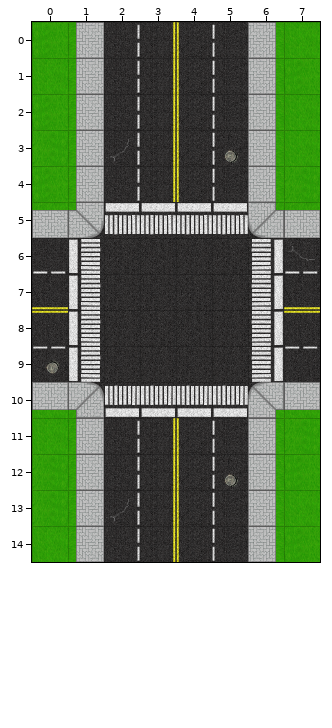
Tiled map, stored at Traffic_Cop/Assets/Map/level4v2.tmx. This is how it looked before the edit.
Cells are 128x128 px. Shown: x 0..7, y 0..14.
After the commit:
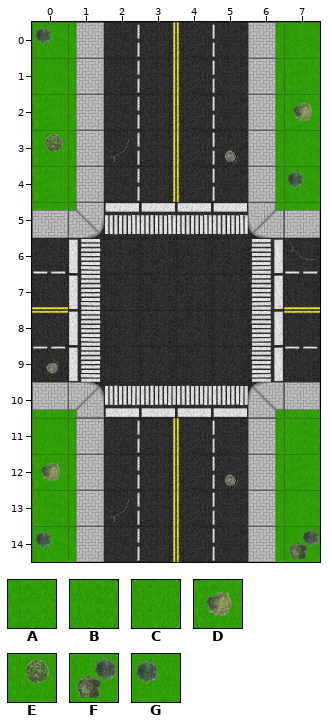
Key: from "RoadTilesV2": A 24, B 25, C 26, D 32, E 33, F 34, G 35.
_ is an empty cell.
Change:
Layer "Tile Layer 1":
y 0: x 0 A -> G
y 2: x 7 C -> D
y 3: x 0 B -> E
y 4: x 7 B -> G
y 12: x 0 B -> D
y 14: x 0 C -> G; x 7 A -> F
